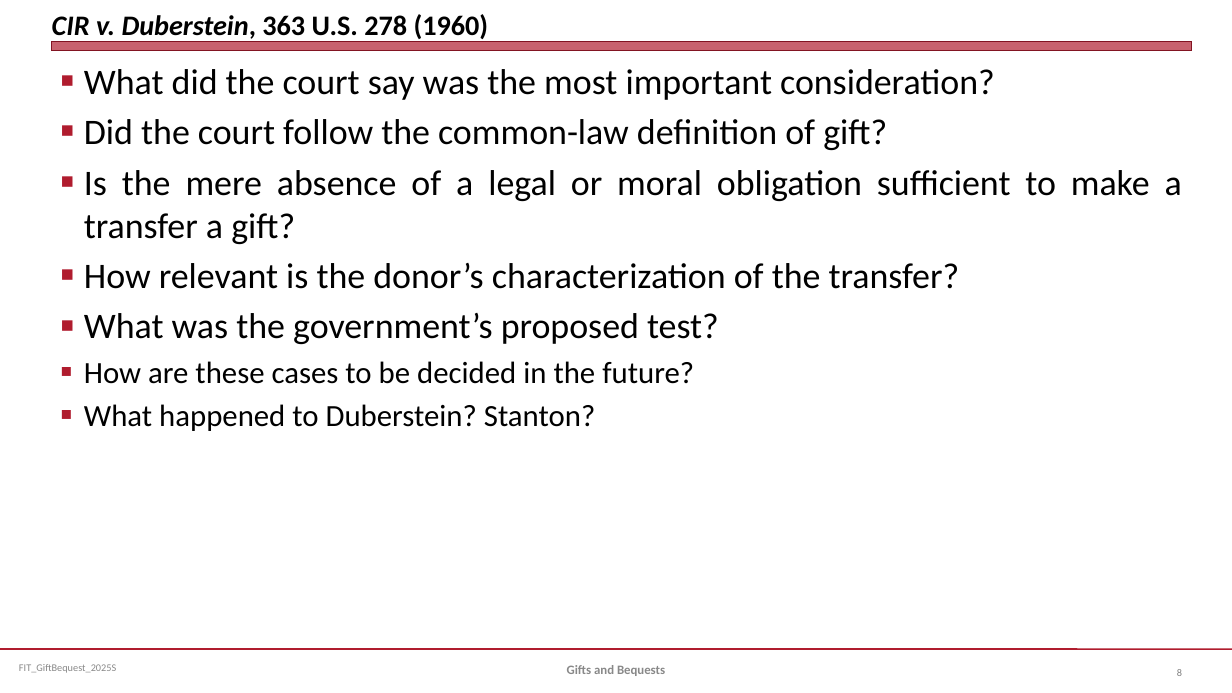
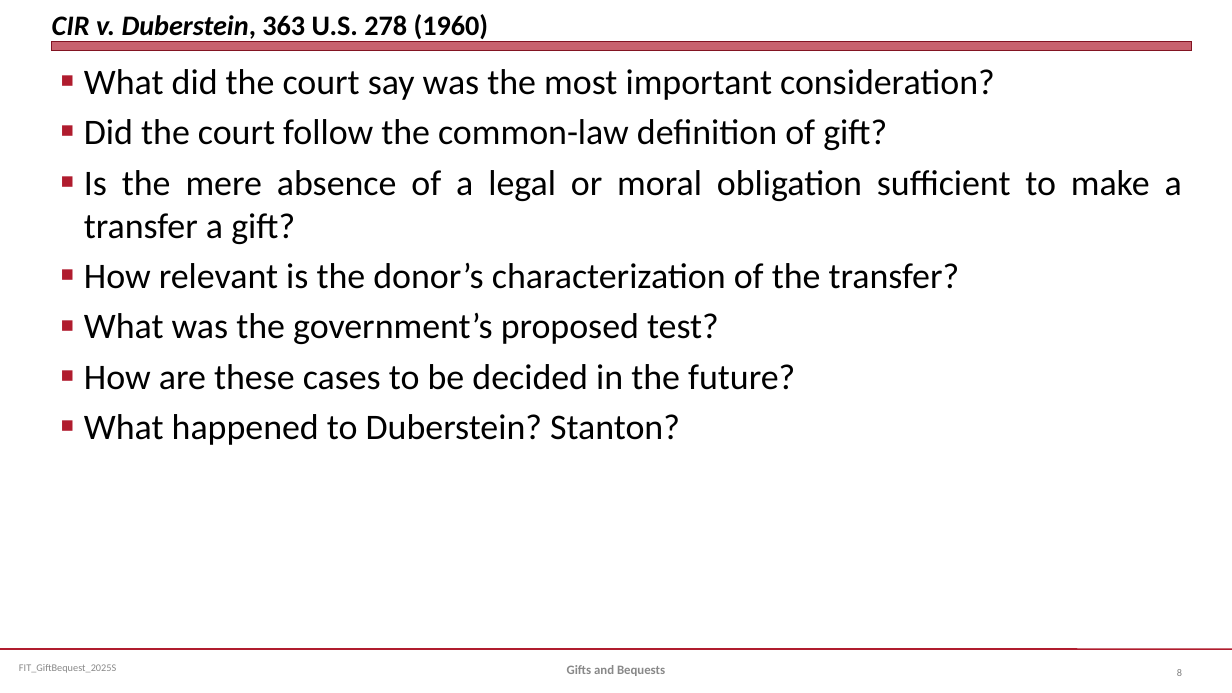
Before and after one commit to jmc877/Fed-Income-Tax, a slide deck: slide 8 of slides/FIT_GiftBequest_2025S.pptx. Drawn at 1232x693 pixels with LibreOffice and Linux fonts; fonts in the diff are those of the drawing. Boxes give left, top, right and bottom in pixels: in the first picture for what was removed or moved away, otherwise in the second. Text is boxed around its words. In the diff, an @@ line names an element or a change of style, - is before the commit and + after.

```diff
--- a/slides/FIT_GiftBequest_2025S.pptx
+++ b/slides/FIT_GiftBequest_2025S.pptx
@@ text at <box>84,364,795,445</box>: size 24 to 28 pt in "How are these cases to be decided ...", "What happened to Duberstein? Stanton?" @@
```
Also in this commit, not shown: 2 other slides changed, 3 slides added.
